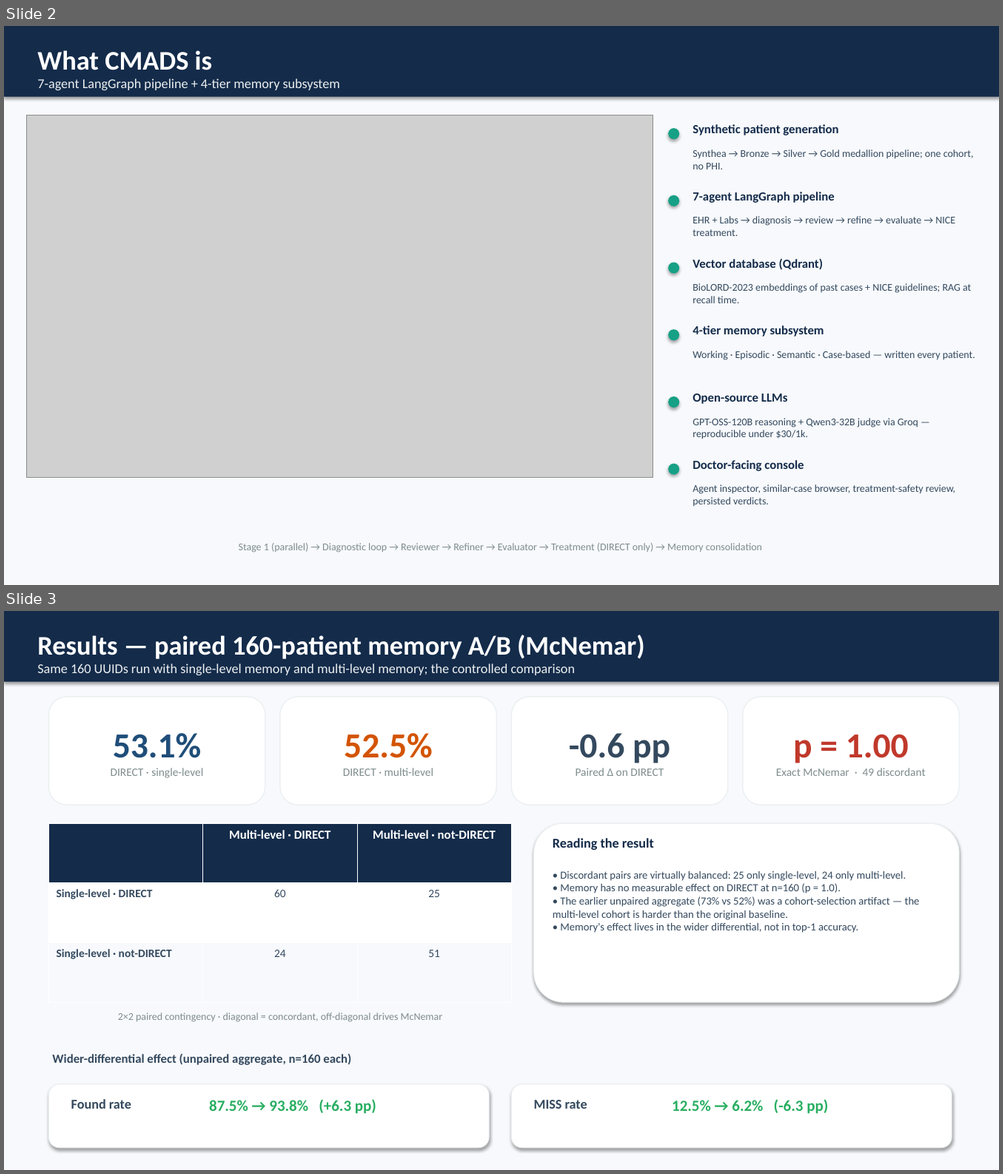
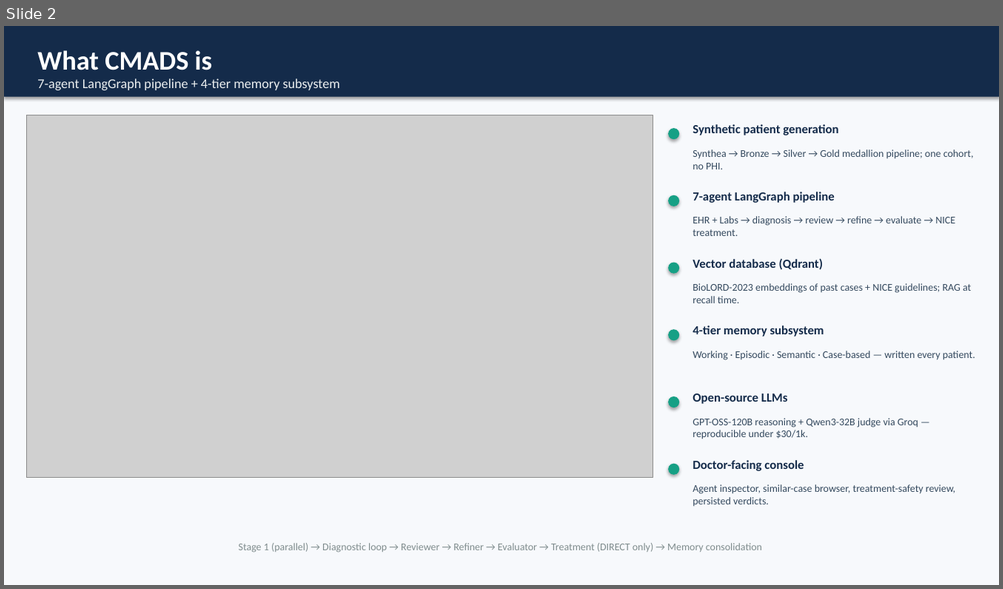
Before and after one commit to abdamin004/CMADS, a slide deck: docs/results_presentation/CMADS_Results_Presentation.pptx. Shown one above the other, each under a label of ours: slides 2 and 3 before the commit, slide 2 after it. The pictures are 1003x1174 and 1003x589 pixels, drawn with LibreOffice and Linux fonts; fonts in the diff are those of the drawing; grey boxes stand for pictures. Boxes give left, top, right and bottom in pixels: in the first picture for what was removed or moved away, otherwise in the second. Text is boxed around its words. In the diff, an @@ line names an element or a change of style, - is before the commit and + after.

```diff
--- a/docs/results_presentation/CMADS_Results_Presentation.pptx
+++ b/docs/results_presentation/CMADS_Results_Presentation.pptx
@@ slide 3 removed at [4, 611, 999, 1170], background #FFFFFF @@
@@ rectangle removed at [4, 611, 999, 1170] @@
@@ rectangle removed at [4, 611, 999, 682] @@
@@ text removed at [37, 635, 644, 675] @@
-Results — paired 160-patient memory A/B (McNemar)
-Same 160 UUIDs run with single-level memory and multi-level memory; the controlled comparison
@@ rounded rectangle removed at [48, 697, 265, 805] @@
-53.1%
-DIRECT · single-level
@@ rounded rectangle removed at [280, 697, 496, 805] @@
-52.5%
-DIRECT · multi-level
@@ rounded rectangle removed at [512, 697, 728, 805] @@
--0.6 pp
-Paired Δ on DIRECT
@@ rounded rectangle removed at [743, 697, 959, 805] @@
-p = 1.00
-Exact McNemar · 49 discordant
@@ table removed at [48, 823, 512, 1002], 3 rows, 3 columns @@
- | Multi-level · DIRECT | Multi-level · not-DIRECT
-Single-level · DIRECT | 60 | 25
-Single-level · not-DIRECT | 24 | 51
@@ rounded rectangle removed at [534, 823, 959, 1002] @@
@@ text removed at [552, 838, 654, 850] @@
-Reading the result
@@ text removed at [552, 871, 919, 933] @@
-• Discordant pairs are virtually balanced: 25 only single-level, 24 only multi-level.
-• Memory has no measurable effect on DIRECT at n=160 (p = 1.0).
-• The earlier unpaired aggregate (73% vs 52%) was a cohort-selection artifact — the multi-level cohort is harder than the original baseline.
-• Memory's effect lives in the wider differential, not in top-1 accuracy.
@@ text removed at [118, 1013, 442, 1022] @@
-2×2 paired contingency · diagonal = concordant, off-diagonal drives McNemar
@@ text removed at [52, 1054, 351, 1065] @@
-Wider-differential effect (unpaired aggregate, n=160 each)
@@ rounded rectangle removed at [48, 1085, 489, 1148] @@
@@ rounded rectangle removed at [512, 1085, 951, 1148] @@
@@ text removed at [71, 1099, 131, 1109] @@
-Found rate
@@ text removed at [209, 1099, 376, 1114] @@
-87.5% → 93.8% (+6.3 pp)
@@ text removed at [534, 1100, 587, 1109] @@
-MISS rate
@@ text removed at [671, 1099, 828, 1114] @@
-12.5% → 6.2% (-6.3 pp)
```
Also in this commit, not shown: 1 slide added, 8 other files.
